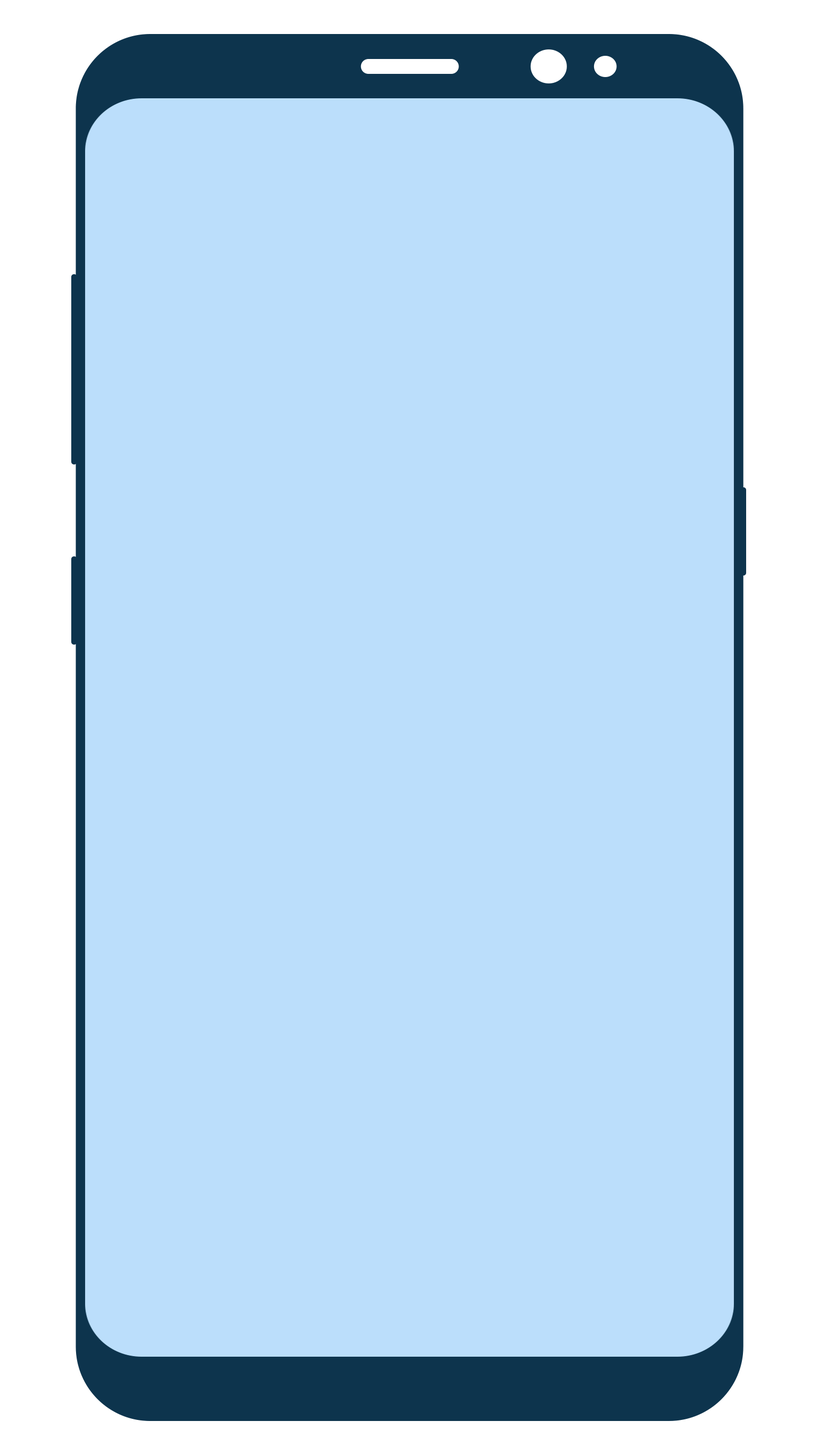
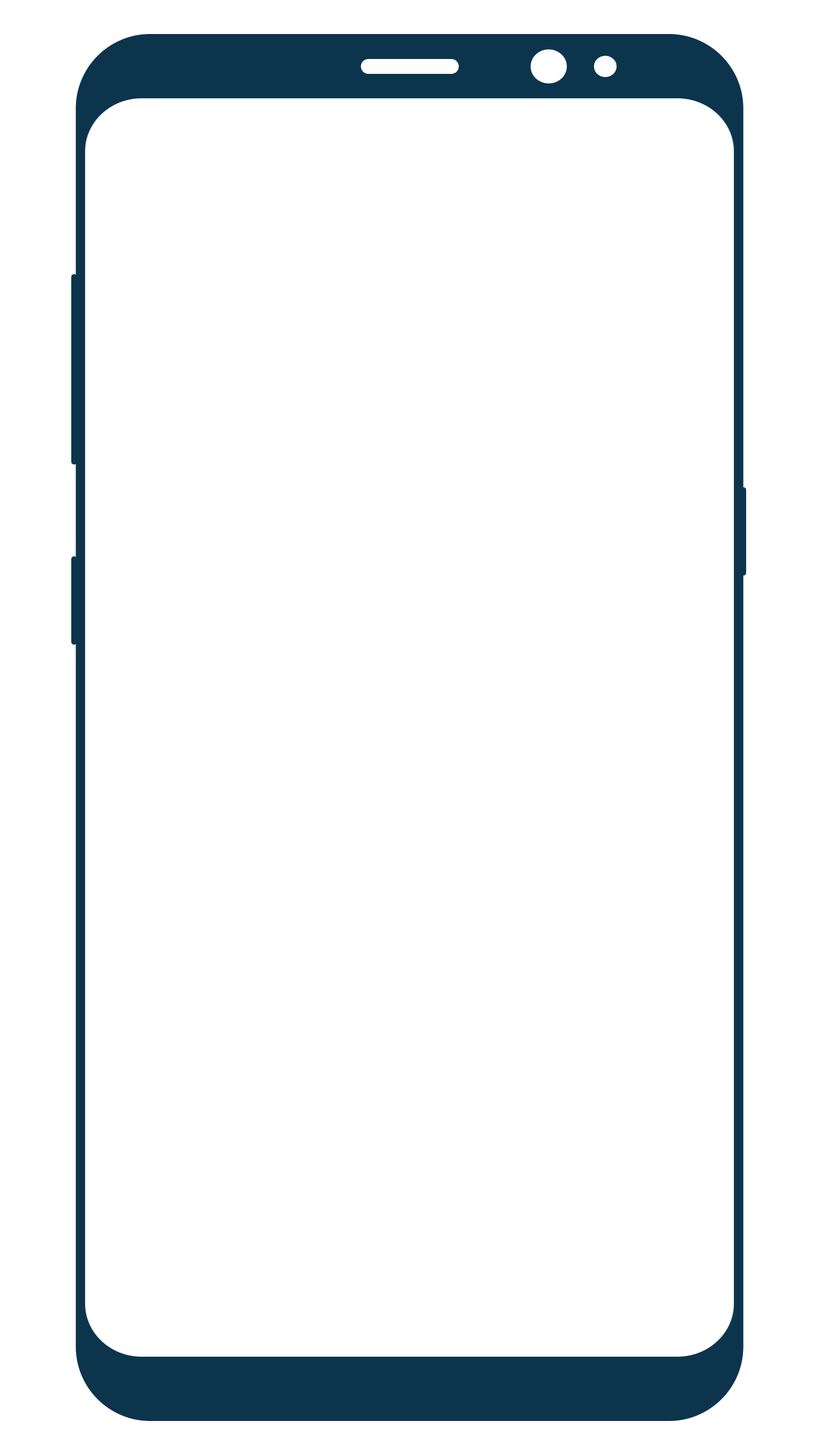
Before/after of a (819, 1455) layered artwork. What changed in the layer stack:
hid "Edit your image here" over [85, 98, 734, 1358]
